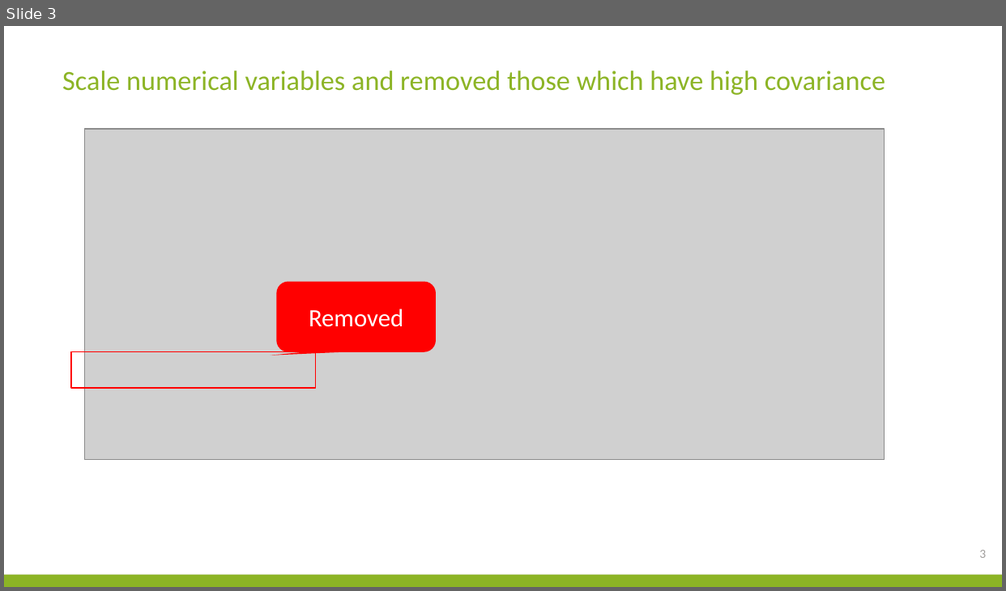
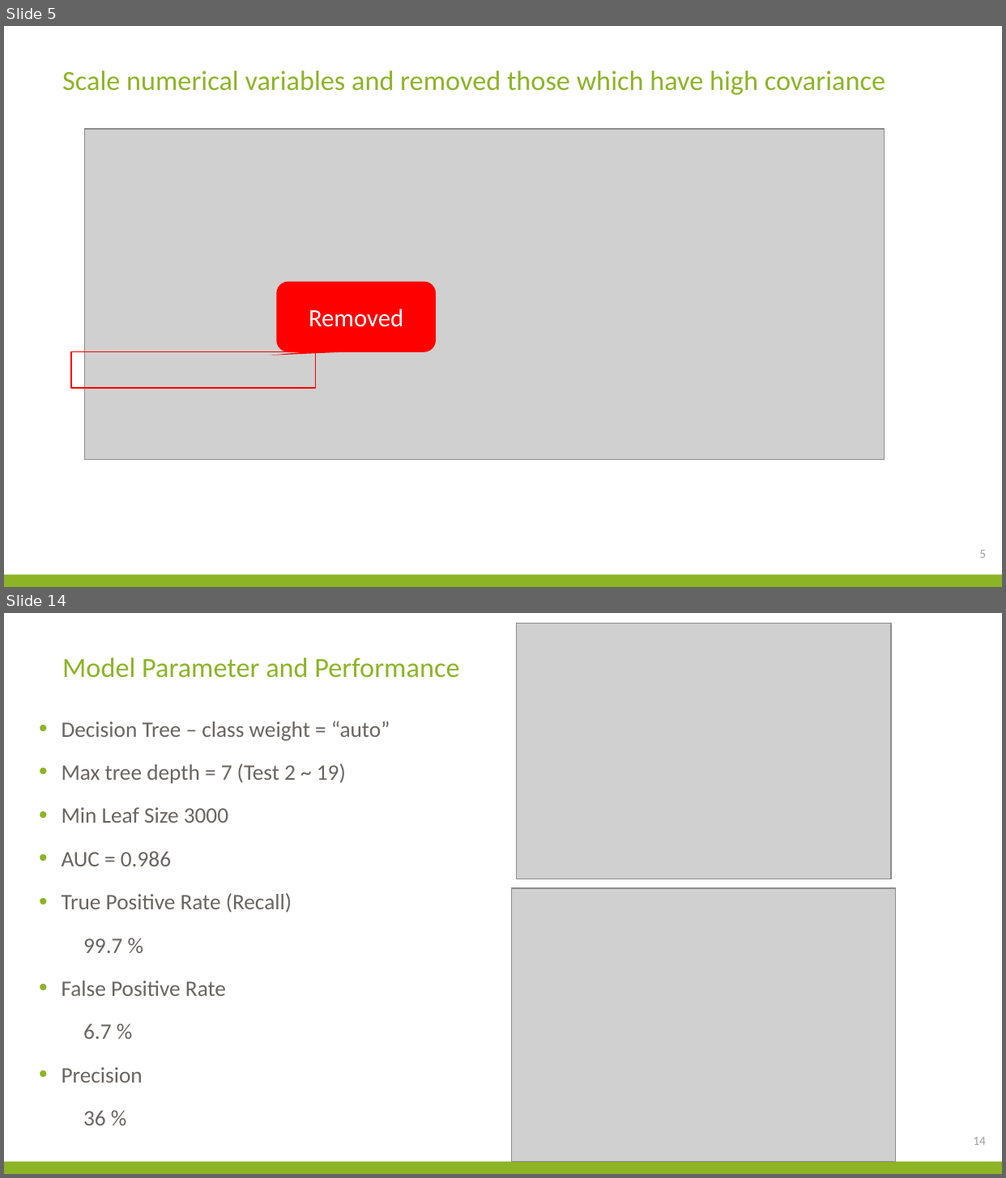
Before and after one commit to Jianqingwangcindy/DAT_SF_14, a slide deck: project/ProjectPresentation.pptx. Shown one above the other, each under a label of ours: slide 3 before the commit, slides 5 and 14 after it; the slides between them are not shown. The pictures are 1006x591 and 1006x1178 pixels, drawn with LibreOffice and Linux fonts; fonts in the diff are those of the drawing; grey boxes stand for pictures; background and template pictures are left out. Boxes give left, top, right and bottom in pixels: in the first picture for what was removed or moved away, otherwise in the second. Text is boxed around its words. In the diff, an @@ line names an element or a change of style, - is before the commit and + after.

```diff
--- a/project/ProjectPresentation.pptx
+++ b/project/ProjectPresentation.pptx
@@ slide 14 added at <box>4,613,1002,1174</box>, background #FFFFFF; not listed: 1 template element that a slide beside it also shows @@
@@ picture added at <box>516,623,890,879</box> @@
@@ title added at <box>62,658,459,678</box>, 20 pt, text #8CB425 @@
+Model Parameter and Performance
@@ text added at <box>62,721,390,1039</box>, 16 pt, text #696560 @@
+• Decision Tree – class weight = “auto”
+• Max tree depth = 7 (Test 2 ~ 19)
+• Min Leaf Size 3000
+• AUC = 0.986
+• True Positive Rate (Recall)
+99.7 %
+• False Positive Rate
+6.7 %
+• Precision
+36 %
@@ picture added at <box>512,888,896,1162</box> @@
@@ page number added at <box>973,1137,986,1145</box>, 9 pt, text #A19F9D @@
+14
@@ what was slide 3 is now slide 5 @@
@@ page number at <box>979,550,986,558</box>: text changed @@
-3
+5
```
Also in this commit, not shown: 3 slides changed, 13 other slides added, 2 slides removed, 9 other files.
